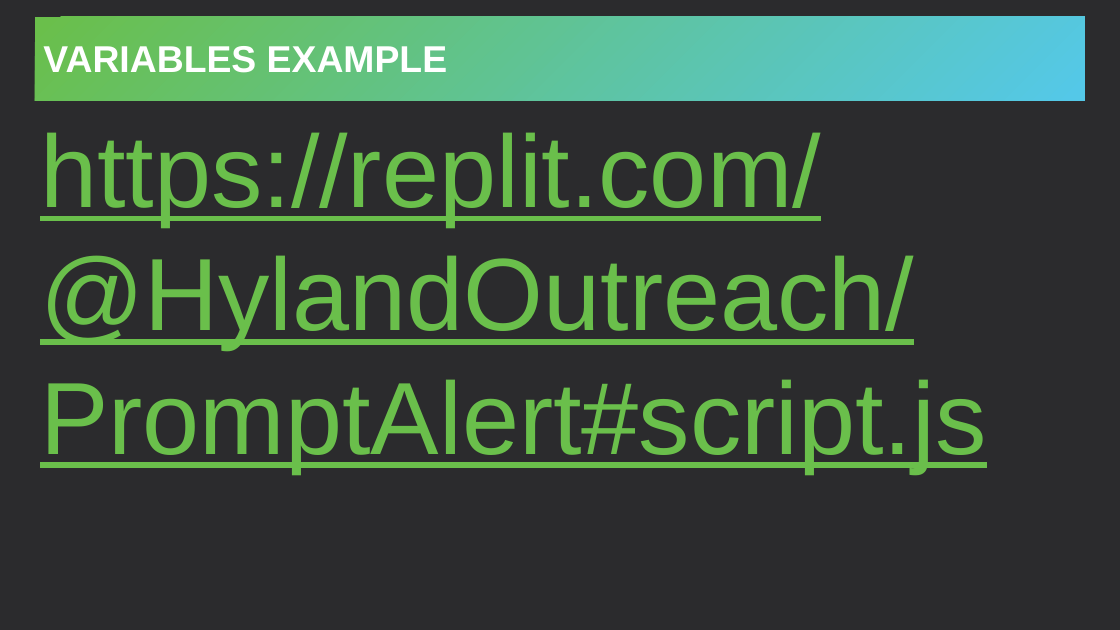
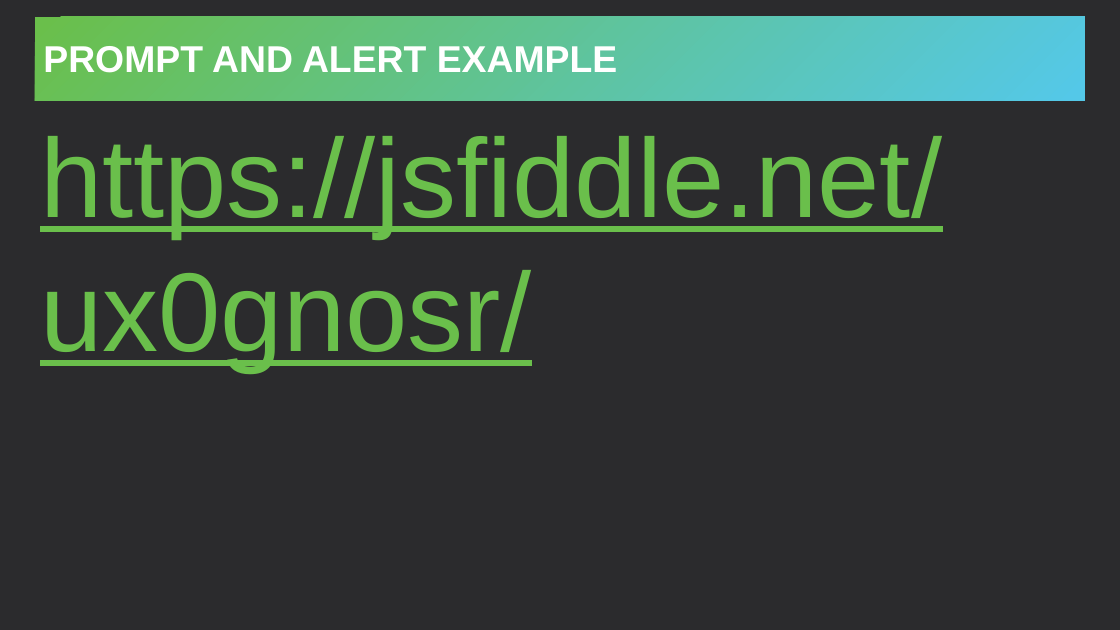
Before and after one commit to hytechclub/web-102, a slide deck: slide 11 of IntroToJS/JavaScriptVariables.pptx. Drawn at 1120x630 pixels with LibreOffice and Linux fonts; fonts in the diff are those of the drawing. Boxes give left, top, right and bottom in pixels: in the first picture for what was removed or moved away, otherwise in the second. Text is boxed around its words. In the diff, an @@ line names an element or a change of style, - is before the commit and + after.

```diff
--- a/IntroToJS/JavaScriptVariables.pptx
+++ b/IntroToJS/JavaScriptVariables.pptx
@@ title at <box>43,46,617,73</box>: text changed @@
-VARIABLES EXAMPLE
+PROMPT AND ALERT EXAMPLE
@@ text at <box>40,136,942,371</box>: text changed; size 88 to 96 pt @@
-https://replit.com/@HylandOutreach/PromptAlert#script.js
+https://jsfiddle.net/ux0gnosr/
```
Also in this commit, not shown: 2 other slides changed, 8 other files.
